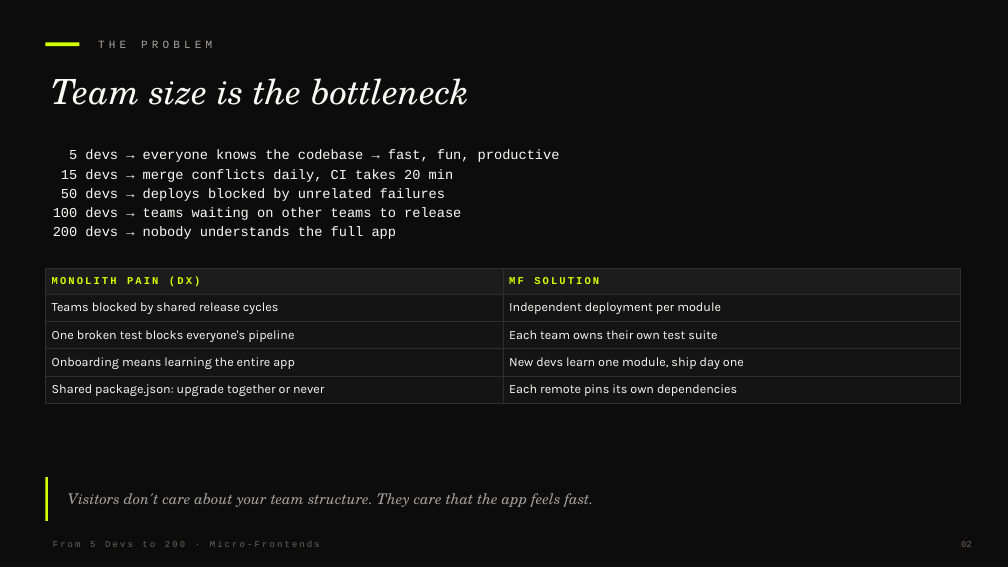
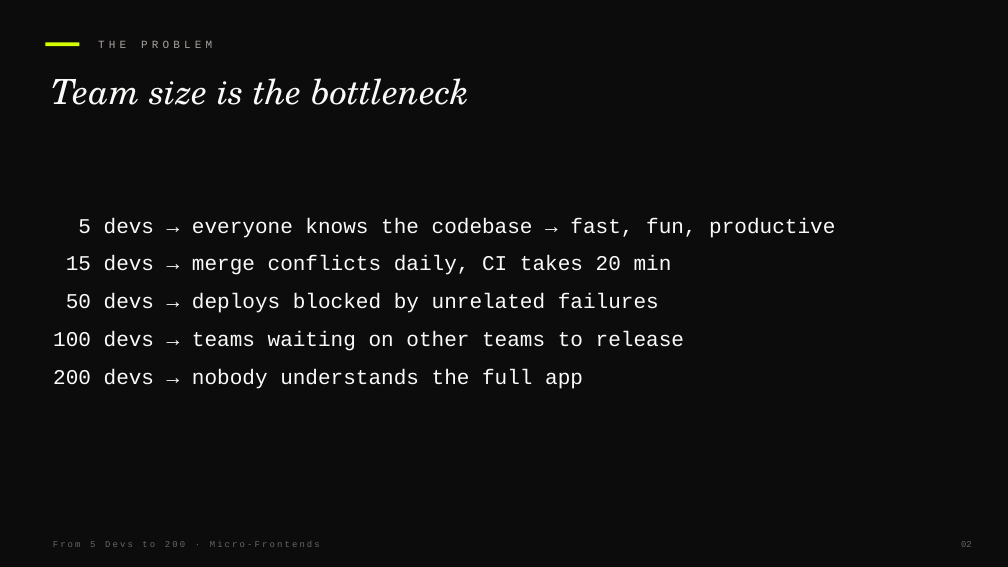
Before and after one commit to devlinduldulao/module-federation-demo, a slide deck: slide 3 of presentation/module-federation.pptx (slide 4 before the commit). Drawn at 1008x567 pixels with LibreOffice and Linux fonts; fonts in the diff are those of the drawing. Boxes give left, top, right and bottom in pixels: in the first picture for what was removed or moved away, otherwise in the second. Text is boxed around its words. In the diff, an @@ line names an element or a change of style, - is before the commit and + after.

```diff
--- a/presentation/module-federation.pptx
+++ b/presentation/module-federation.pptx
@@ text "5 devs → everyone knows ...": place and size @@
-text "5 devs → everyone knows ..." at [53, 150, 560, 239]
+text "5 devs → everyone knows ..." at [53, 218, 835, 389]
@@ text "5 devs → everyone knows ..." at [53, 218, 835, 389]: size 13 to 20 pt; line spacing 18.2pt to 1.5 @@
@@ table removed at [45, 268, 960, 405], 5 rows, 2 columns @@
-MONOLITH PAIN (DX) | MF SOLUTION
-Teams blocked by shared release cycles | Independent deployment per module
-One broken test blocks everyone's pipeline | Each team owns their own test suite
-Onboarding means learning the entire app | New devs learn one module, ship day one
-Shared package.json: upgrade together or never | Each remote pins its own dependencies
@@ rectangle removed at [45, 477, 48, 521] @@
@@ text removed at [68, 493, 594, 507] @@
-Visitors don't care about your team structure. They care that the app feels fast.
```
Also in this commit, not shown: 12 other slides changed, 22 slides added, 1 other file.
